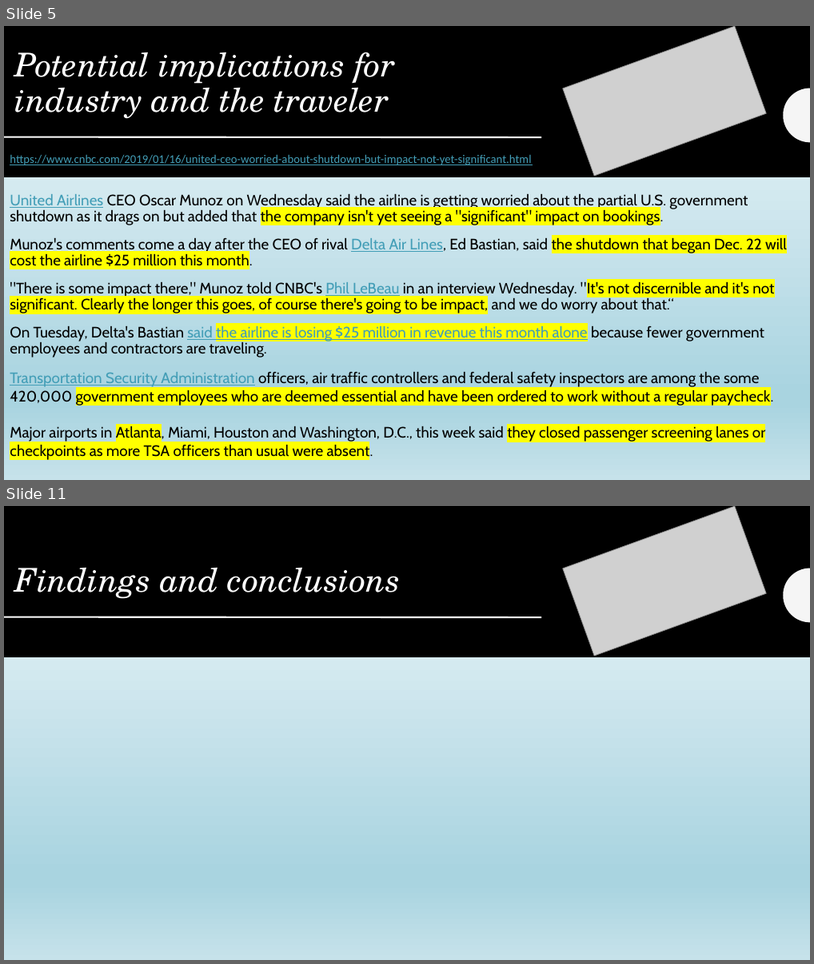
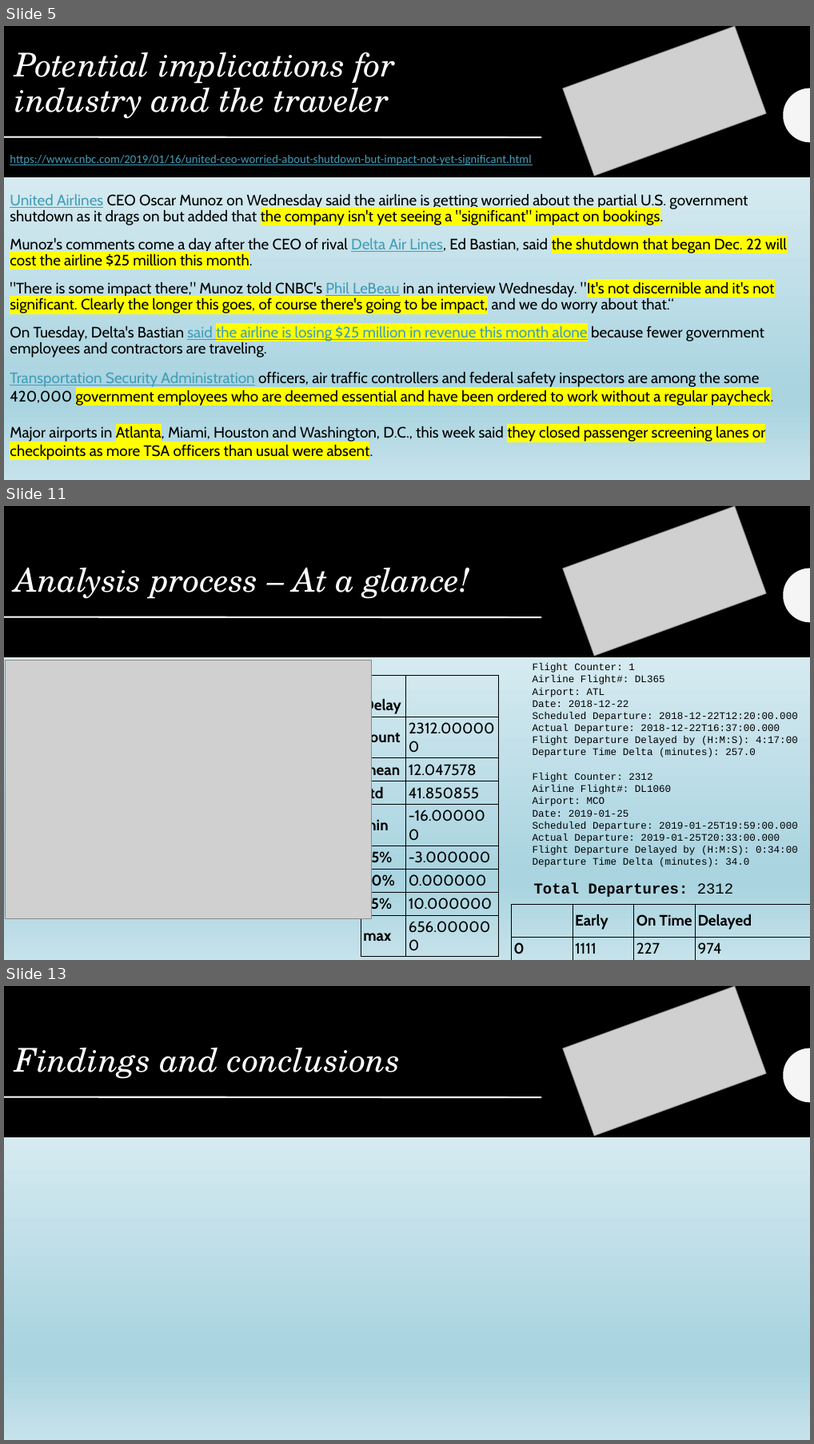
Before and after one commit to leannesevier/BAMF-Project-7, a slide deck: Team_BAMF_Airport_Delays_During_Shutdown.pptx. Shown one above the other, each under a label of ours: slides 5 and 11 before the commit, slides 5, 11 and 13 after it; the slides between them are not shown. The pictures are 814x964 and 814x1444 pixels, drawn with LibreOffice and Linux fonts; fonts in the diff are those of the drawing; grey boxes stand for pictures. Boxes give left, top, right and bottom in pixels: in the first picture for what was removed or moved away, otherwise in the second. Text is boxed around its words. In the diff, an @@ line names an element or a change of style, - is before the commit and + after.

Commit message:
Updated Initial Analysis

```diff
--- a/Team_BAMF_Airport_Delays_During_Shutdown.pptx
+++ b/Team_BAMF_Airport_Delays_During_Shutdown.pptx
@@ slide 11 added at [4,506,810,960], background gradient #F5FAFC to #A9D4E0 to #C6E2EA; not listed: 2 template elements that a slide beside it also shows @@
@@ rectangle added at [4,506,810,960], fill gradient #F5FAFC to #A9D4E0 to #C6E2EA @@
@@ rectangle added at [4,506,810,657], fill #000000 @@
@@ picture added at [563,506,767,656] @@
@@ title added at [15,567,471,599], 39 pt, text #FFFFFF, italic @@
+Analysis process – At a glance!
@@ freeform shape added at [784,568,810,623], fill #F5F5F5 @@
@@ line added from (4, 616) to (542, 617), #FFFFFF 2 pt @@
@@ picture added at [5,660,372,919] @@
@@ text added at [533,663,798,757], 12 pt, text #000000 @@
+Flight Counter: 1
+Airline Flight#: DL365
+Airport: ATL
+Date: 2018-12-22
+Scheduled Departure: 2018-12-22T12:20:00.000 Actual Departure: 2018-12-22T16:37:00.000 Flight Departure Delayed by (H:M:S): 4:17:00 Departure Time Delta (minutes): 257.0
@@ table added at [361,676,499,944], 9 rows, 2 columns @@
+Delay | 
+count | 2312.000000
+mean | 12.047578
+std | 41.850855
+min | -16.000000
+25% | -3.000000
+50% | 0.000000
+75% | 10.000000
+max | 656.000000
@@ text added at [533,772,798,867], 12 pt, text #000000 @@
+Flight Counter: 2312
+Airline Flight#: DL1060
+Airport: MCO
+Date: 2019-01-25
+Scheduled Departure: 2019-01-25T19:59:00.000 Actual Departure: 2019-01-25T20:33:00.000 Flight Departure Delayed by (H:M:S): 0:34:00 Departure Time Delta (minutes): 34.0
@@ text added at [534,883,734,896], 18 pt, text #000000, bold @@
+Total Departures: 2312
@@ table added at [511,904,810,960], 2 rows, 4 columns @@
+ | Early | On Time | Delayed
+0 | 1111 | 227 | 974
@@ what was slide 11 is now slide 13 @@
```
Also in this commit, not shown: 8 slides changed, 1 other slide added.
